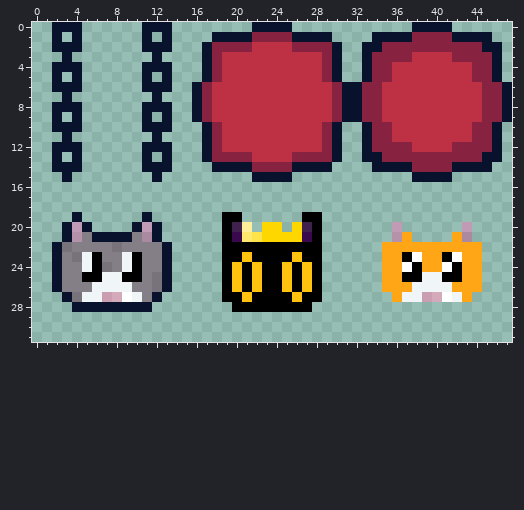
Two states of a pixel-art sprite, res/com/retronova/res/ui/bust.png. Above, as it was before the edit.
The file is 48x32 pixels. Colours within 5 levels of each other are drawn and written as one.
Now the later version:
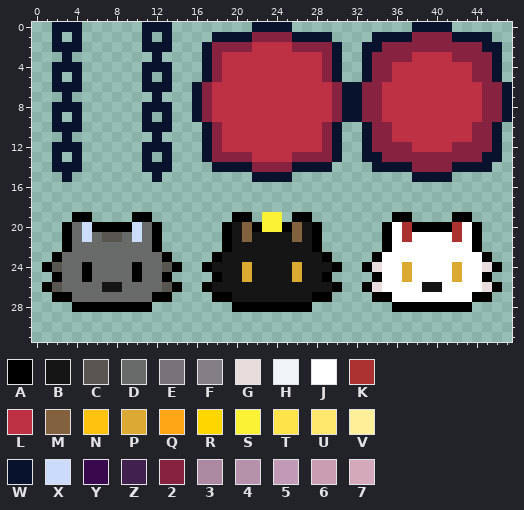
Palette (. is transparent): A #000000  B #161515  C #595652  D #696a6a  E #78727a  F #847e87  G #e9dcdc  H #f0f6f7  J #ffffff  K #ac3232  L #be3144  M #82613f  N #ffc20e  P #dcaa32  Q #ffa617  R #ffd700  S #fbf236  T #ffe34a  U #ffe86b  V #ffef98  W #09122c  X #cbdbfc  Y #39084d  Z #40214d  2 #872341  3 #ab89a1  4 #b591aa  5 #c19ab5  6 #ca9eb0  7 #d4a9ba
From old to new:
y 19: x 4..5 W. -> AA; x 10..11 .W -> AA; x 19 A -> .; x 21 . -> A; x 23..24 .. -> SS; x 26 . -> A; x 28 A -> .; x 36..37 .. -> AA; x 42..43 .. -> AA
y 20: x 3..12 W5W....W5W -> ADXAAAAXDA; x 20..27 ZV.RR.RZ -> BMASSAMB; x 35..44 .5......5. -> AJKAAAAKJA
y 21: x 3..12 W4FWWWWF3W -> ADXDCCDXDA; x 20..27 YUTRRRRY -> BMBBBBMB; x 35..44 .4Q....Q3. -> AJKJJJJKJA
y 22: x 2..13 WEFFFFEFFFFW -> .ADDDDDDDDA.; x 20..27 AAAAAAAA -> BBBBBBBB; x 35..44 QQQQQQQQQQ -> AJJJJJJJJA
y 23: x 2..13 WFEHAFFHAFFW -> ADDDDDDDDDDA; x 18..29 .AANAAAANAA. -> ABBBBBBBBBBA; x 34..37 .QQA -> AJJJ; x 39..41 QQA -> JJJ; x 43..45 QQ. -> JJA
y 24: x 1..9 .WFFHAEFH -> ACDDADDDD; x 11..14 FFW. -> DDCA; x 17..30 ..ANANAANANA.. -> ABBBPBBBBPBBBA; x 33..40 ..QQJAQQ -> AGJJPJJJ; x 42..46 AQQ.. -> PJJGA
y 25: x 2..4 WFF -> ADD; x 6..9 AHHA -> DDDD; x 11..13 FEW -> DDA; x 18..29 .ANANAANANA. -> ABBPBBBBPBBA; x 34..45 .QQAAHHAAQQ. -> AJJPJJJJPJJA
y 26: x 1..14 .WFFFHHHHFFEW. -> ACDDDDBBDDDDCA; x 17..30 ..ANANAANANA.. -> ABBBBBBBBBBBBA; x 33..46 ..QQQHHHHQQQ.. -> AGJJJJBBJJJJGA
y 27: x 2..13 .WEHH67JHFW. -> AADDDDDDDDAA; x 18 . -> A; x 20..27 ANAAAANA -> BBBBBBBB; x 29 . -> A; x 34..40 ..QHH67 -> AAJJJJJ; x 42..45 HQ.. -> JJAA
y 28: x 4..11 WWWWWWWW -> AAAAAAAA; x 36..43 ........ -> AAAAAAAA
